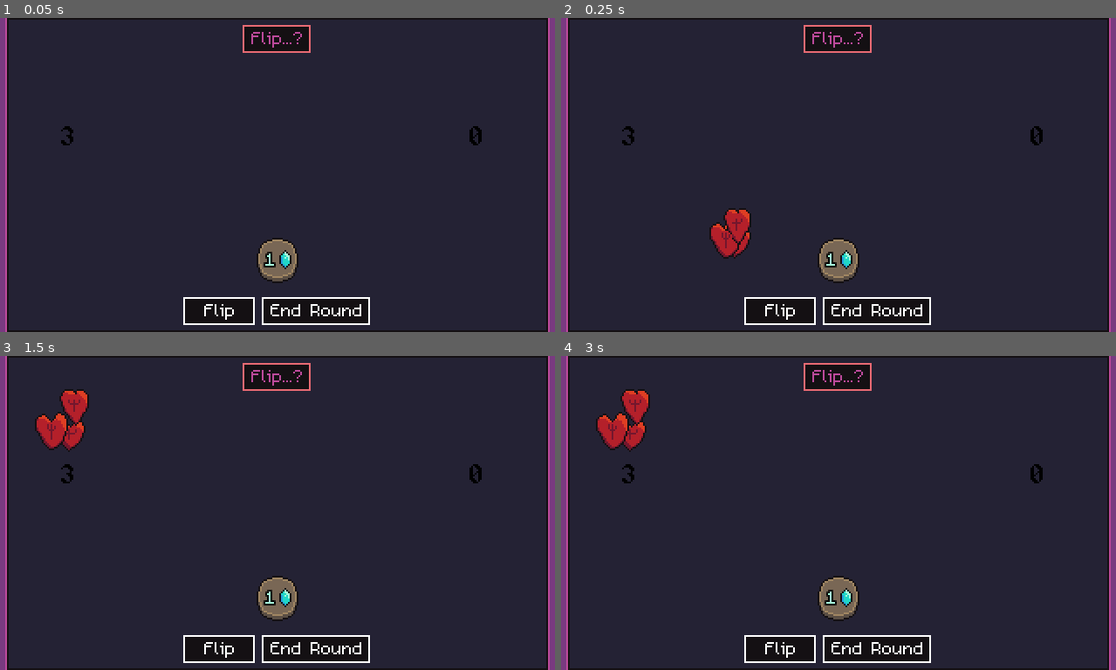
Above: before the commit, frames 1-4 (two rows, left to right).
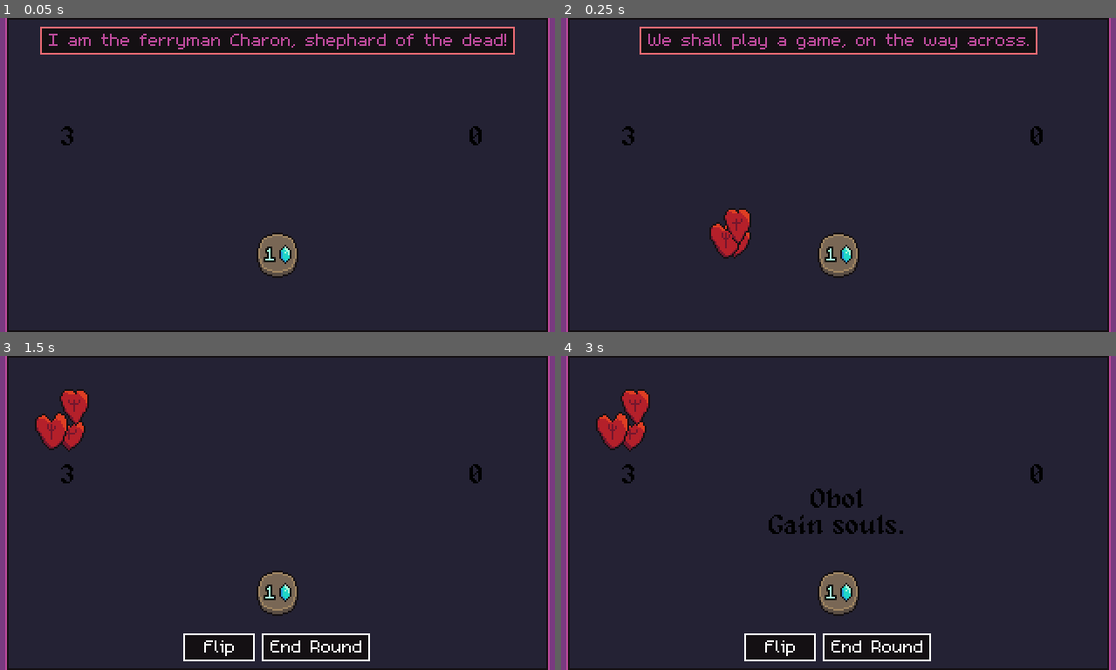
Above: after the commit, the same moments.

Repository: bdunko/Charon-s-Obol
Game: Godot game, scene res://main.tscn
The game is run twice, just before and just after one commit, with the same random seed, the same clock (stepped at 60 frames per second) and the same inputs.
Inputs (mouse positions are in pixels of both pictures, inside the frame that each line leads up to):
- Up to frame 1 (0.05 s): no input
- Up to frame 2 (0.25 s): no input
- Up to frame 3 (1.5 s): tap Enter at 0.5 s; move the mouse to (277, 377) at 0.52 s; click (277, 377) at 0.67 s; tap Space at 1.25 s; move the mouse to (216, 538) at 1.27 s; click (216, 538) at 1.42 s
- Up to frame 4 (3 s): tap Enter at 2 s; move the mouse to (894, 443) at 2.02 s; click (894, 443) at 2.17 s; tap Space at 2.75 s; move the mouse to (810, 575) at 2.77 s; click (810, 575) at 2.92 s

The runs differ from the first frame. In frame 1, 11% of the frame differs, in the area x 7-93%, y 2-98%; in frame 2, 9.4%; in frame 3, 2.8%; in frame 4, 3.5%.
Error in both runs: Assertion failed. (res://global.gd:159)

Commit message:
Fixed bug with pay toll button

Diff:
--- a/components/coin.gd
+++ b/components/coin.gd
@@ -89,8 +89,7 @@
 	_PRICE.visible = Global.state == Global.State.SHOP
 	_coin = Global.make_coin(Global.GENERIC_FAMILY, Global.Denomination.OBOL)
 	_heads = true
-	_locked = false
-	_bless_curse_state = _BlessCurseState.NONE
+	_reset()
 	_owner = _Owner.PLAYER
 
 const _PRICE_FORMAT = "[center][color=%s]%d[/color][/center][img=10x13]res://assets/icons/soul_fragment_blue_icon.png[/img]"
@@ -107,7 +106,13 @@
 	else:
 		_PRICE.hide()
 
+func _reset() -> void:
+	_bless_curse_state = _BlessCurseState.NONE
+	_locked = false
+	_athena_wisdom_stacks = 0
+
 func assign_coin(coin: Global.Coin):
+	_reset()
 	_coin = coin
 	reset_power_uses()
 	update_coin_text()
--- a/global.gd
+++ b/global.gd
@@ -14,6 +14,7 @@
 signal arrow_count_changed
 signal active_coin_power_changed
 signal shop_reroll_count_changed
+signal coin_value_changed
 
 signal warning
 func show_warning(warning_str: String) -> void:
@@ -68,12 +69,11 @@
 			state = State.GAME_OVER
 
 
-const GOAL_COIN_VALUE = 20
+var goal_coin_value = 20
 var coin_value:
 	set(val):
 		coin_value = val
-		if coin_value >= GOAL_COIN_VALUE:
-			state = State.GAME_OVER
+		emit_signal("coin_value_changed")
 
 
 var active_coin_power_coin: CoinEntity = null
--- a/main.gd
+++ b/main.gd
@@ -23,6 +23,8 @@
 @onready var _ARROW_PILE_POINT: Vector2 = $Points/ArrowPile.position
 
 @onready var _VOYAGE: Voyage = $UI/Voyage
+
+@onready var _CHARON_TEXTBOX: CharonTextbox = $UI/CharonTextbox
 
 func _ready() -> void:
 	assert(_COIN_ROW)
@@ -40,6 +42,7 @@
 	assert(_ARROWS)
 
 	assert(_VOYAGE)
+	assert(_CHARON_TEXTBOX)
 
 	Global.state_changed.connect(_on_state_changed)
 	Global.life_count_changed.connect(_on_life_count_changed)
@@ -83,7 +86,6 @@
 		#tween.tween_interval(fragment_count * 0.02)
 		tween.tween_property(fragment, "position", take_pos, 0.5).set_trans(Tween.TRANS_CUBIC)
 		tween.tween_callback(fragment.queue_free)
-
 		#fragment_count += 1
 
 	while pile.get_child_count() < amount:
@@ -116,10 +118,10 @@
 	# delete all existing coins
 	for coin in _COIN_ROW.get_children():
 		coin.queue_free()
+		_COIN_ROW.remove_child(coin)
 
 	Global.round_count = 1
 	Global.lives = Global.LIVES_PER_ROUND[1]
-	Global.coin_value = 1
 	Global.fragments = 0
 	Global.arrows = 0
 	Global.active_coin_power = Global.Power.NONE
@@ -135,7 +137,16 @@
 
 
 	_RESET_BUTTON.hide()
+
 	Global.state = Global.State.BEFORE_FLIP
+
+	_PLAYER_TEXTBOXES.hide()
+	await _CHARON_TEXTBOX.show_dialogue("I am the ferryman Charon, shephard of the dead!")
+	await _CHARON_TEXTBOX.show_dialogue("Fool from Eleusis, you wish to cross the river?")
+	await _CHARON_TEXTBOX.show_dialogue("We shall play a game, on the way across.")
+	await _CHARON_TEXTBOX.show_dialogue("Earn 20 obols by the crossing's end...")
+	await _CHARON_TEXTBOX.show_dialogue("Or you shall stay here with me, forevermore!")
+	_PLAYER_TEXTBOXES.show()
 
 var flips_completed = 0
 
@@ -215,20 +226,26 @@
 
 	_gain_coin_entity(coin)
 
+#todo - refactor this
 func _gain_coin(coin: Global.Coin) -> void:
 	var new_coin: CoinEntity = _COIN_SCENE.instantiate()
 	new_coin.clicked.connect(_on_coin_clicked)
 	new_coin.flip_complete.connect(_on_flip_complete)
 	_COIN_ROW.add_child(new_coin)
 	new_coin.assign_coin(coin)
-	Global.coin_value += coin.get_value()
+	_update_coin_value()
 
 func _gain_coin_entity(coin: CoinEntity):
 	_COIN_ROW.add_child(coin)
 	coin.owned_by_player()
 	coin.clicked.connect(_on_coin_clicked)
 	coin.flip_complete.connect(_on_flip_complete)
-	Global.coin_value += coin.get_value()
+	_update_coin_value()
+
+func _remove_coin(coin: CoinEntity):
+	_COIN_ROW.remove_child(coin)
+	coin.queue_free()
+	_update_coin_value()
 
 func _on_coin_clicked(coin: CoinEntity):
 	# if we're in the shop, sell this coin
@@ -238,8 +255,7 @@
 			Global.show_warning("Can't sell last coin!")
 			return
 		Global.fragments += coin.get_sell_price()
-		Global.coin_value -= coin.get_value()
-		coin.queue_free()
+		_remove_coin(coin)
 		return
 
 	# only use coin powers during after flip
@@ -294,9 +310,8 @@
 				if coin.get_denomination() == Global.Denomination.TETROBOL:
 					Global.show_warning("This coin cannot be upgraded further!")
 					return
-				Global.coin_value -= coin.get_value()
 				coin.upgrade_denomination()
-				Global.coin_value += coin.get_value()
+				_update_coin_value()
 			Global.Power.RECHARGE:
 				if coin.get_power() == Global.Power.NONE:
 					Global.show_warning("This coin has no power to recharge!")
@@ -370,3 +385,16 @@
 	Global.fragments -= Global.reroll_price()
 	_SHOP.randomize_shop()
 	Global.shop_reroll_count += 1
+
+func _update_coin_value() -> void:
+	var sum = 0
+	for coin in _COIN_ROW.get_children():
+		sum += coin.get_value()
+	Global.coin_value = sum
+
+func _on_pay_toll_button_clicked():
+	print("ok")
+	if Global.coin_value >= Global.goal_coin_value:
+		Global.state = Global.State.GAME_OVER
+	else:
+		Global.show_warning("Not enough coins!")
--- a/main.tscn
+++ b/main.tscn
@@ -16,6 +16,7 @@
 [ext_resource type="Script" path="res://ui/lives_label.gd" id="10_ihbyb"]
 [ext_resource type="Script" path="res://ui/fragments_label.gd" id="11_3fcsv"]
 [ext_resource type="Script" path="res://ui/reroll_shop_button.gd" id="11_i42a0"]
+[ext_resource type="Script" path="res://ui/pay_toll_button.gd" id="12_rlbb2"]
 [ext_resource type="PackedScene" uid="uid://bedblkbwue803" path="res://ui/textbox.tscn" id="13_kjj73"]
 [ext_resource type="Texture2D" uid="uid://bvm3hdbvg6vry" path="res://assets/ninepatch/charon_dialogue_9patch.png" id="14_une3h"]
 [ext_resource type="Script" path="res://ui/charon_textbox.gd" id="15_jk3ch"]
@@ -35,9 +36,9 @@
 [node name="UI" type="CanvasLayer" parent="."]
 
 [node name="CharonTextbox" type="BoxContainer" parent="UI"]
-offset_top = 4.0
+offset_top = 5.0
 offset_right = 320.0
-offset_bottom = 20.0
+offset_bottom = 21.0
 alignment = 1
 script = ExtResource("15_jk3ch")
 
@@ -53,9 +54,9 @@
 
 [node name="PlayerTextboxs" type="HBoxContainer" parent="UI"]
 offset_left = 6.0
-offset_top = 160.0
+offset_top = 159.0
 offset_right = 314.0
-offset_bottom = 176.0
+offset_bottom = 175.0
 alignment = 1
 
 [node name="FlipButton" parent="UI/PlayerTextboxs" instance=ExtResource("13_kjj73")]
@@ -105,6 +106,15 @@
 
 [node name="Text" parent="UI/PlayerTextboxs/RerollShopButton/TextMargin" index="0"]
 text = "[color=#e12f3b]5[/color][img=10x13]res://assets/icons/soul_fragment_blue_icon.png[/img] Reroll Shop"
+
+[node name="PayTollButton" parent="UI/PlayerTextboxs" instance=ExtResource("13_kjj73")]
+visible = false
+z_index = 0
+layout_mode = 2
+script = ExtResource("12_rlbb2")
+
+[node name="Text" parent="UI/PlayerTextboxs/PayTollButton/TextMargin" index="0"]
+text = "Pay Toll (1/20)"
 
 [node name="LivesLabel" type="Label" parent="UI"]
 texture_filter = 1
@@ -176,12 +186,11 @@
 text = "Reset"
 
 [node name="WarningLabel" type="Label" parent="UI"]
-visible = false
-texture_filter = 1
-offset_left = -76.0
-offset_top = 23.0
-offset_right = 372.0
-offset_bottom = 39.0
+texture_filter = 1
+offset_left = -78.0
+offset_top = 37.0
+offset_right = 370.0
+offset_bottom = 53.0
 text = "Can't do that!"
 horizontal_alignment = 1
 script = ExtResource("7_gwofi")
@@ -197,9 +206,9 @@
 
 [node name="CoinRow" type="HBoxContainer" parent="Table"]
 offset_left = 6.0
-offset_top = 120.0
+offset_top = 117.0
 offset_right = 314.0
-offset_bottom = 156.0
+offset_bottom = 153.0
 size_flags_horizontal = 4
 size_flags_vertical = 4
 mouse_filter = 2
@@ -290,13 +299,14 @@
 position = Vector2(39, 33)
 
 [node name="ArrowPile" type="Node2D" parent="Points"]
-position = Vector2(50, 164)
+position = Vector2(50, 169)
 
 [connection signal="clicked" from="UI/PlayerTextboxs/FlipButton" to="." method="_on_flip_button_pressed"]
 [connection signal="clicked" from="UI/PlayerTextboxs/AcceptButton" to="." method="_on_accept_button_pressed"]
 [connection signal="clicked" from="UI/PlayerTextboxs/ContinueButton" to="." method="_on_continue_button_pressed"]
 [connection signal="clicked" from="UI/PlayerTextboxs/EndRoundButton" to="." method="_on_end_round_button_pressed"]
 [connection signal="clicked" from="UI/PlayerTextboxs/RerollShopButton" to="." method="_on_reroll_shop_button_clicked"]
+[connection signal="clicked" from="UI/PlayerTextboxs/PayTollButton" to="." method="_on_pay_toll_button_clicked"]
 [connection signal="pressed" from="UI/ResetButton" to="." method="_on_reset_button_pressed"]
 [connection signal="timeout" from="UI/WarningLabel/Timer" to="UI/WarningLabel" method="_on_timer_timeout"]
 [connection signal="coin_purchased" from="Table/Shop" to="." method="_on_shop_coin_purchased"]
@@ -307,3 +317,4 @@
 [editable path="UI/PlayerTextboxs/ContinueButton"]
 [editable path="UI/PlayerTextboxs/EndRoundButton"]
 [editable path="UI/PlayerTextboxs/RerollShopButton"]
+[editable path="UI/PlayerTextboxs/PayTollButton"]
--- a/ui/charon_textbox.gd
+++ b/ui/charon_textbox.gd
@@ -1,19 +1,31 @@
+class_name CharonTextbox
 extends BoxContainer
 
 @onready var _TEXTBOX: Textbox = $Textbox
 
 func _ready():
 	assert(_TEXTBOX)
-	Global.state_changed.connect(_on_state_changed)
 
 func _on_state_changed() -> void:
 	match(Global.state):
 		Global.State.BEFORE_FLIP:
-			_TEXTBOX.set_text("Flip...?")
+			show_dialogue("Flip...?")
 		Global.State.AFTER_FLIP:
-			_TEXTBOX.set_text("Payoff...")
+			show_dialogue("Payoff...")
 		Global.State.SHOP:
-			_TEXTBOX.set_text("Buy or sell...?")
+			show_dialogue("Buy or sell...?")
 		Global.State.GAME_OVER:
-			var victory = Global.coin_value >= Global.GOAL_COIN_VALUE
-			_TEXTBOX.set_text("What? You win? How??" if victory else "Your soul is mine!")
+			var victory = Global.coin_value >= Global.goal_coin_value
+			show_dialogue("What? You win? How??" if victory else "Your soul is mine!")
+
+#func _input(_event: InputEvent) -> void:
+#	if Input.is_anything_pressed():
+#		print("pressed")
+#	else:
+#		print("unpressed!")
+
+func show_dialogue(dialogue: String) -> void:
+	show()
+	_TEXTBOX.set_text(dialogue)
+	await Global.delay(0.1)
+	hide()
--- /dev/null
+++ b/ui/pay_toll_button.gd
@@ -0,0 +1,16 @@
+extends Textbox
+
+func _ready() -> void:
+	Global.state_changed.connect(_on_state_changed)
+	Global.coin_value_changed.connect(_update_text)
+
+func _on_state_changed() -> void:
+	if Global.state == Global.State.SHOP:
+		_update_text()
+		show()
+	else:
+		hide()
+
+const _FORMAT = "Pay Toll (%d/%d)"
+func _update_text() -> void:
+	_TEXT.text = _FORMAT % [Global.coin_value, Global.goal_coin_value]
--- a/ui/shop.gd
+++ b/ui/shop.gd
@@ -25,10 +25,6 @@
 	for god_child in _GOD_COIN_CONTAINER.get_children():
 		god_child.queue_free()
 
-	# todo - smarter coin generation; set possible coin denoms based on round; ie round 1 always generates obols, round 5 makes tetrobols
-
-
-
 	for _i in _NUM_GENERIC_SHOP_ITEMS:
 		var coin = _COIN_SCENE.instantiate()
 		_GENERIC_COIN_CONTAINER.add_child(coin)
Not shown: 1 places in main.tscn that only renumber resources
